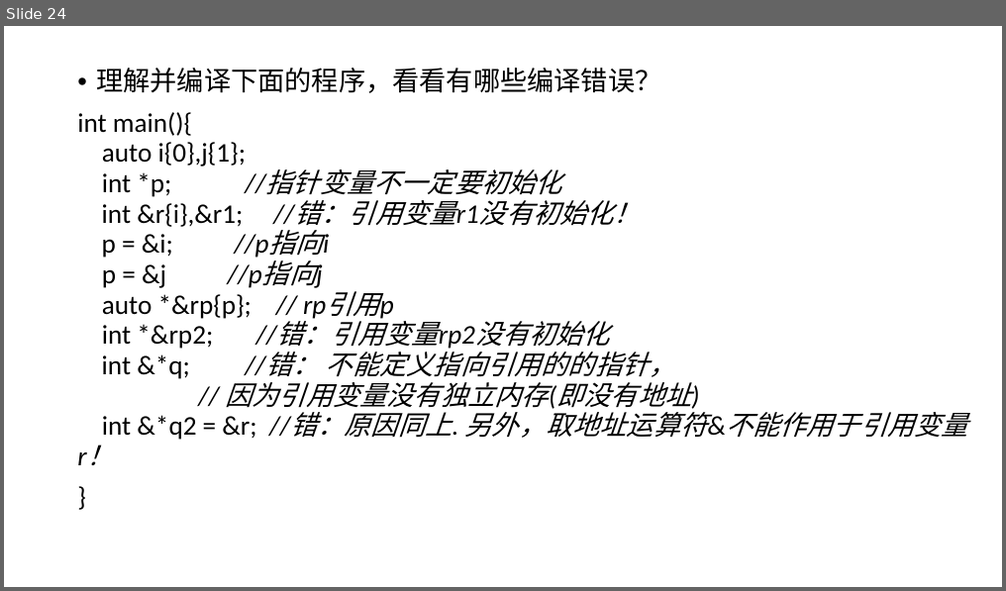
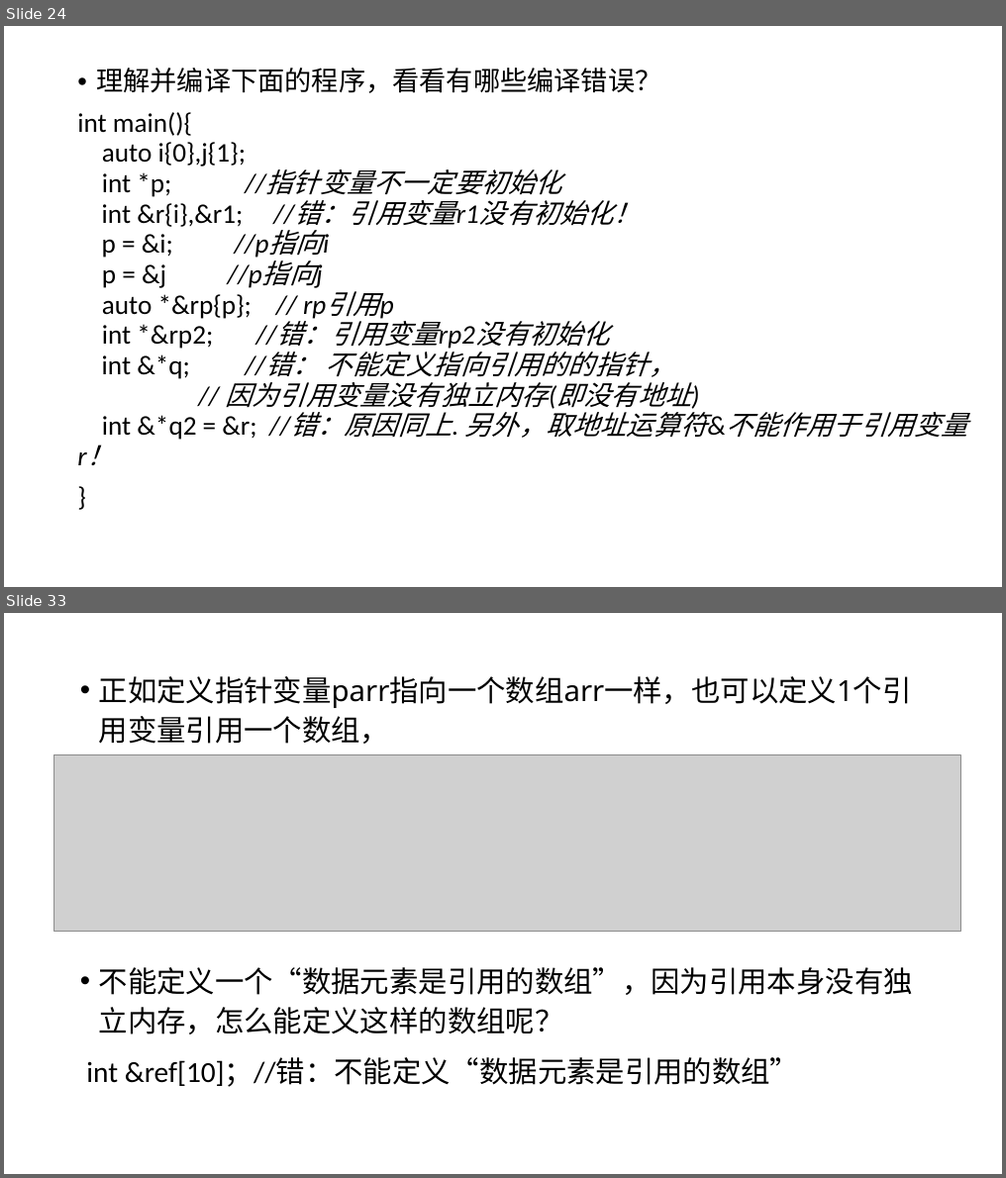
Before and after one commit to hwdong-net/cplusplus17, a slide deck: ppt/第5章 复合类型.pptx. Shown one above the other, each under a label of ours: slide 24 before the commit, slides 24 and 33 after it; the slides between them are not shown. The pictures are 1006x591 and 1006x1178 pixels, drawn with LibreOffice and Linux fonts; fonts in the diff are those of the drawing; grey boxes stand for pictures. Boxes give left, top, right and bottom in pixels: in the first picture for what was removed or moved away, otherwise in the second. Text is boxed around its words. In the diff, an @@ line names an element or a change of style, - is before the commit and + after.

```diff
--- a/ppt/第5章 复合类型.pptx
+++ b/ppt/第5章 复合类型.pptx
@@ slide 33 added at bbox=[4, 613, 1002, 1174], background #FFFFFF @@
@@ text added at bbox=[86, 676, 913, 1087], 28 pt, text #000000 @@
+• 正如定义指针变量parr指向一个数组arr一样，也可以定义1个引用变量引用一个数组，
+• 不能定义一个“数据元素是引用的数组”，因为引用本身没有独立内存，怎么能定义这样的数组呢？
+int &ref[10]；//错：不能定义“数据元素是引用的数组”
@@ picture added at bbox=[54, 755, 960, 931] @@
```
Also in this commit, not shown: 25 other slides added.
